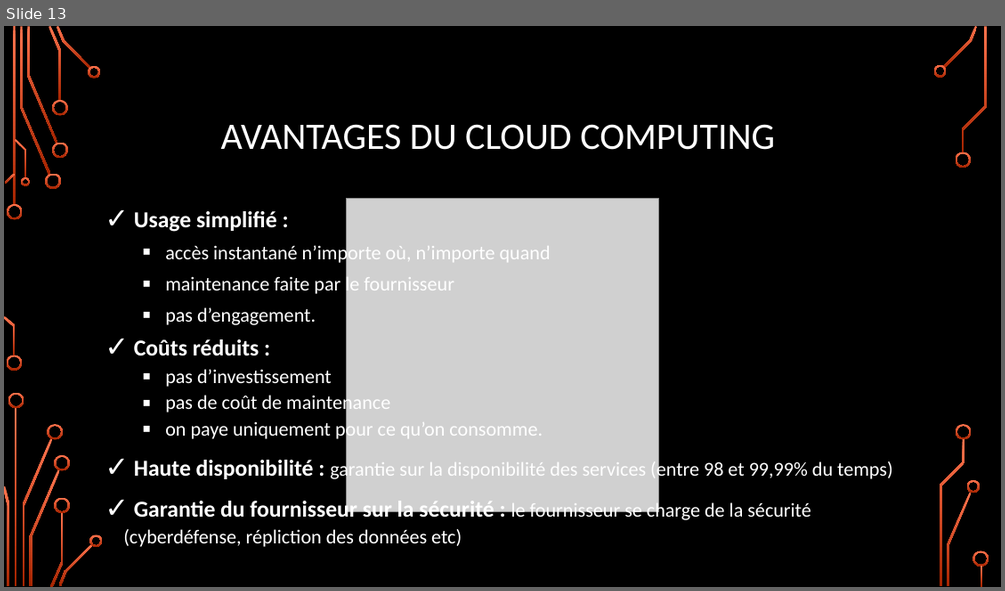
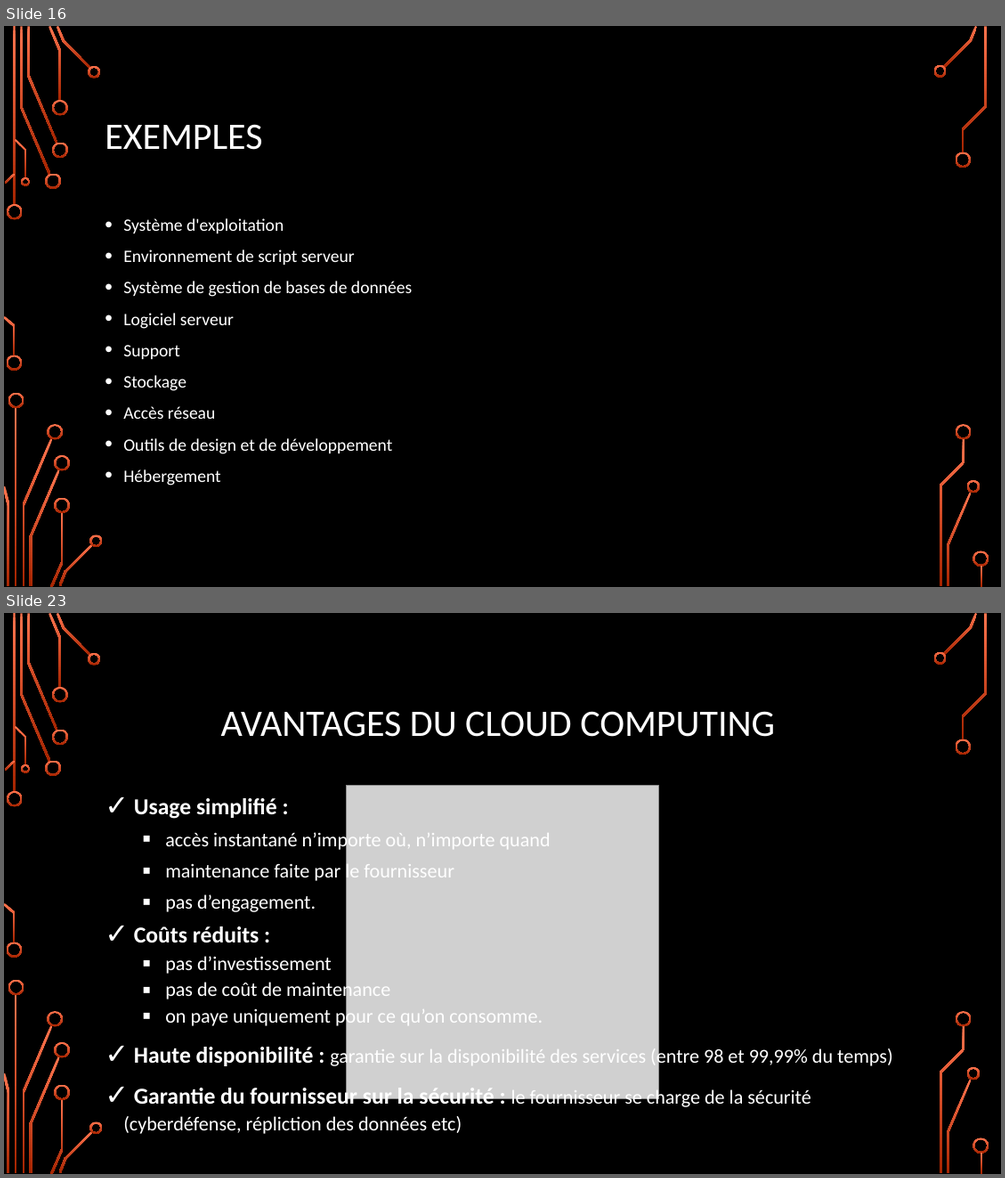
Before and after one commit to CorleoneDany/Cloud-Computing, a slide deck: Cloud Computing - F.ppsx. Shown one above the other, each under a label of ours: slide 13 before the commit, slides 16 and 23 after it; the slides between them are not shown. The pictures are 1005x591 and 1005x1178 pixels, drawn with LibreOffice and Linux fonts; fonts in the diff are those of the drawing; grey boxes stand for pictures; background and template pictures are left out. Boxes give left, top, right and bottom in pixels: in the first picture for what was removed or moved away, otherwise in the second. Text is boxed around its words. In the diff, an @@ line names an element or a change of style, - is before the commit and + after.

```diff
--- a/Cloud Computing - F.ppsx
+++ b/Cloud Computing - F.ppsx
@@ slide 16 added at <box>4,26,1001,587</box>, background picture (left out); not listed: 36 template elements that a slide beside it also shows @@
@@ title added at <box>105,124,262,150</box>, 36 pt, text #FFFFFF @@
+EXEMPLES
@@ text added at <box>123,218,412,485</box>, 16.8 pt, text #FFFFFF @@
+• Système d'exploitation
+• Environnement de script serveur
+• Système de gestion de bases de données
+• Logiciel serveur
+• Support
+• Stockage
+• Accès réseau
+• Outils de design et de développement
+• Hébergement
@@ what was slide 13 is now slide 23 @@
```
Also in this commit, not shown: 9 slides changed, 9 other slides added.
